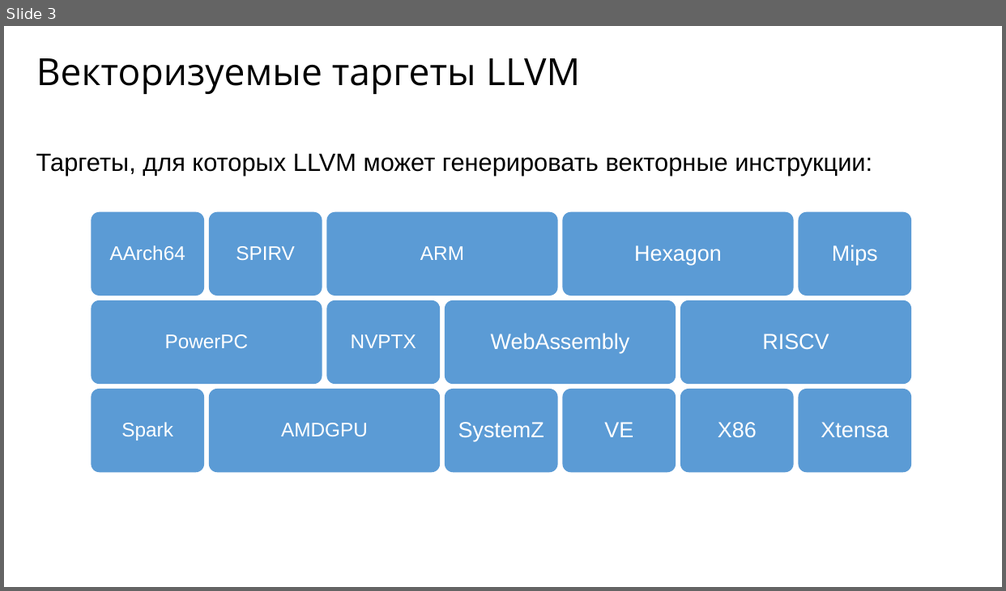
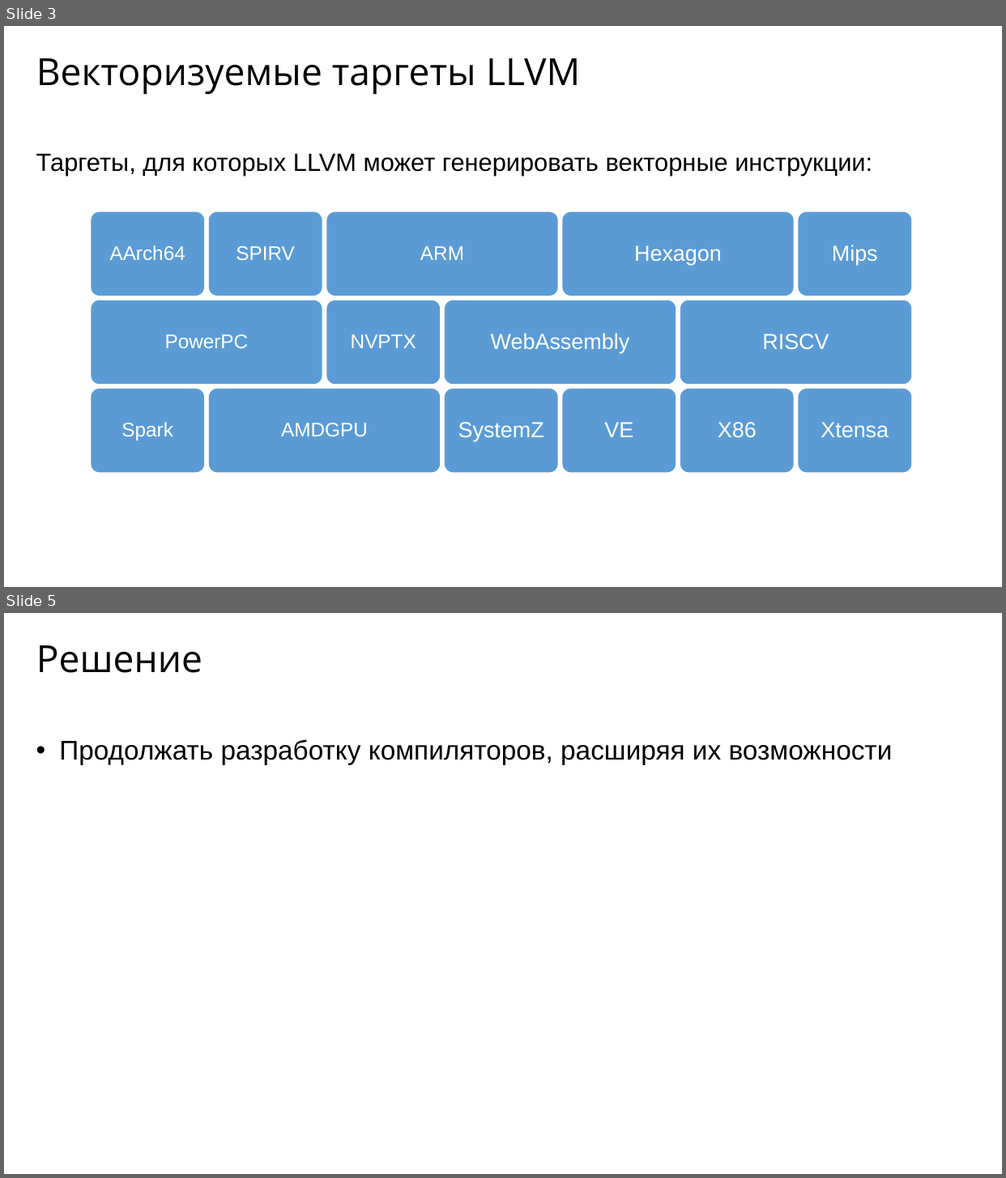
Before and after one commit to pahansan/step_in_science, a slide deck: presentation.pptx. Shown one above the other, each under a label of ours: slide 3 before the commit, slides 3 and 5 after it; the slides between them are not shown. The pictures are 1006x591 and 1006x1178 pixels, drawn with LibreOffice and Linux fonts; fonts in the diff are those of the drawing. Boxes give left, top, right and bottom in pixels: in the first picture for what was removed or moved away, otherwise in the second. Text is boxed around its words. In the diff, an @@ line names an element or a change of style, - is before the commit and + after.

```diff
--- a/presentation.pptx
+++ b/presentation.pptx
@@ slide 5 added at (4, 613, 1002, 1174), background #FFFFFF @@
@@ text added at (36, 645, 202, 673), 36 pt, text #000000 @@
+Решение
@@ text added at (59, 739, 893, 765), 26 pt, text #000000 @@
+• Продолжать разработку компиляторов, расширяя их возможности
```
Also in this commit, not shown: 1 slide changed, 44 other slides added.
